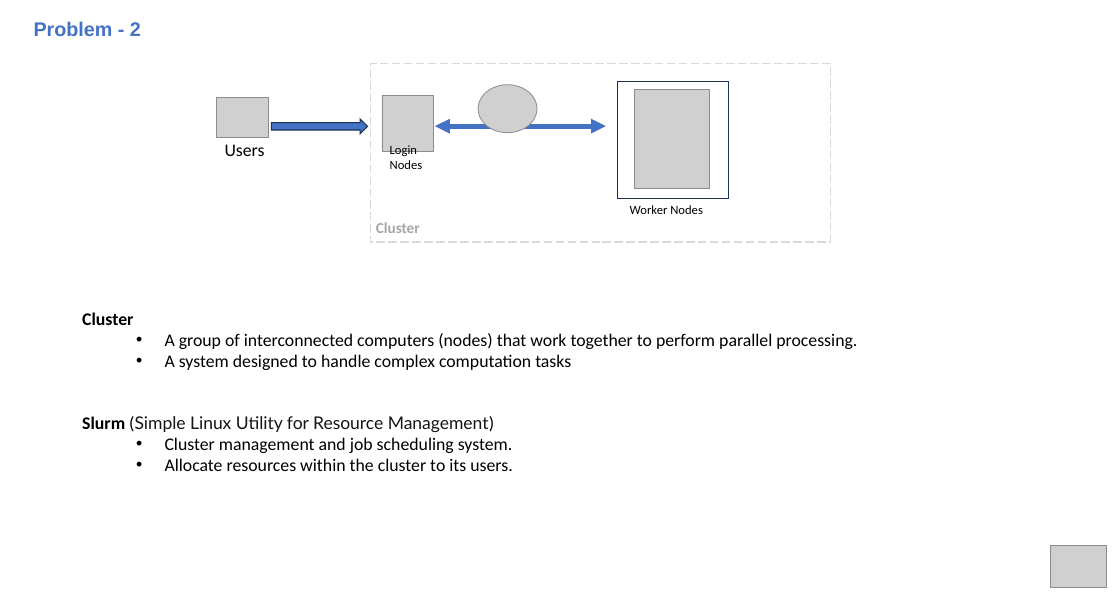
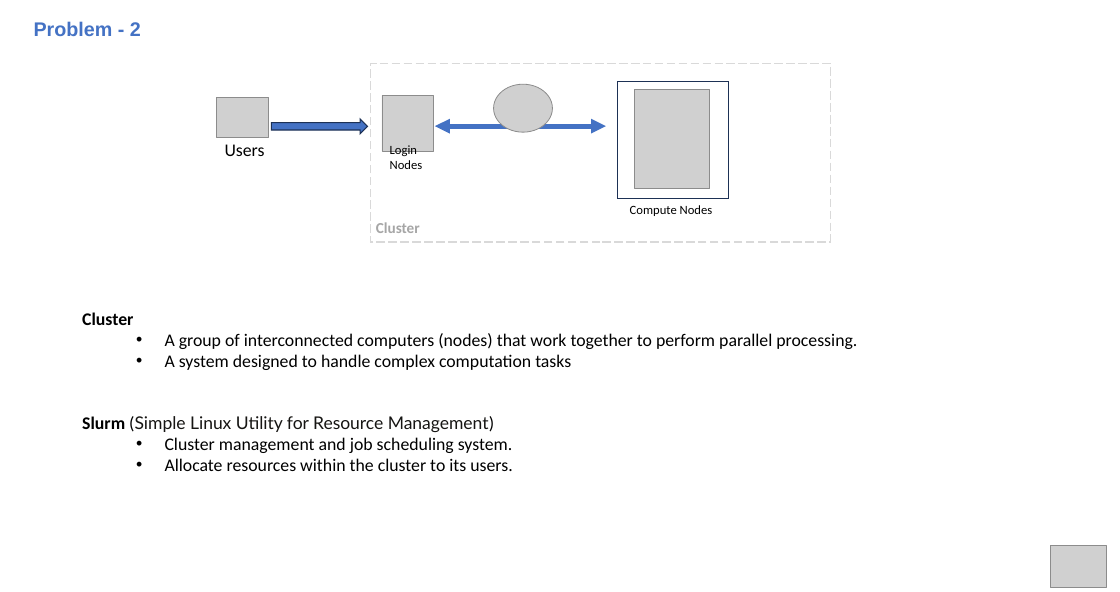
Before and after one commit to hmhwe/IMAGEN_Backend, a slide deck: slide 8 of docs/StakeholderM_CV.pptx. Drawn at 1120x592 pixels with LibreOffice and Linux fonts; fonts in the diff are those of the drawing; grey boxes stand for pictures. Boxes give left, top, right and bottom in pixels: in the first picture for what was removed or moved away, otherwise in the second. Text is boxed around its words. In the diff, an @@ line names an element or a change of style, - is before the commit and + after.

```diff
--- a/docs/StakeholderM_CV.pptx
+++ b/docs/StakeholderM_CV.pptx
@@ picture: place and size @@
-picture at (478, 84, 537, 133)
+picture at (494, 84, 553, 133)
@@ text at (630, 205, 713, 216): text changed @@
-Worker Nodes
+Compute Nodes
```
Also in this commit, not shown: 10 other slides changed, 1 slide added.
